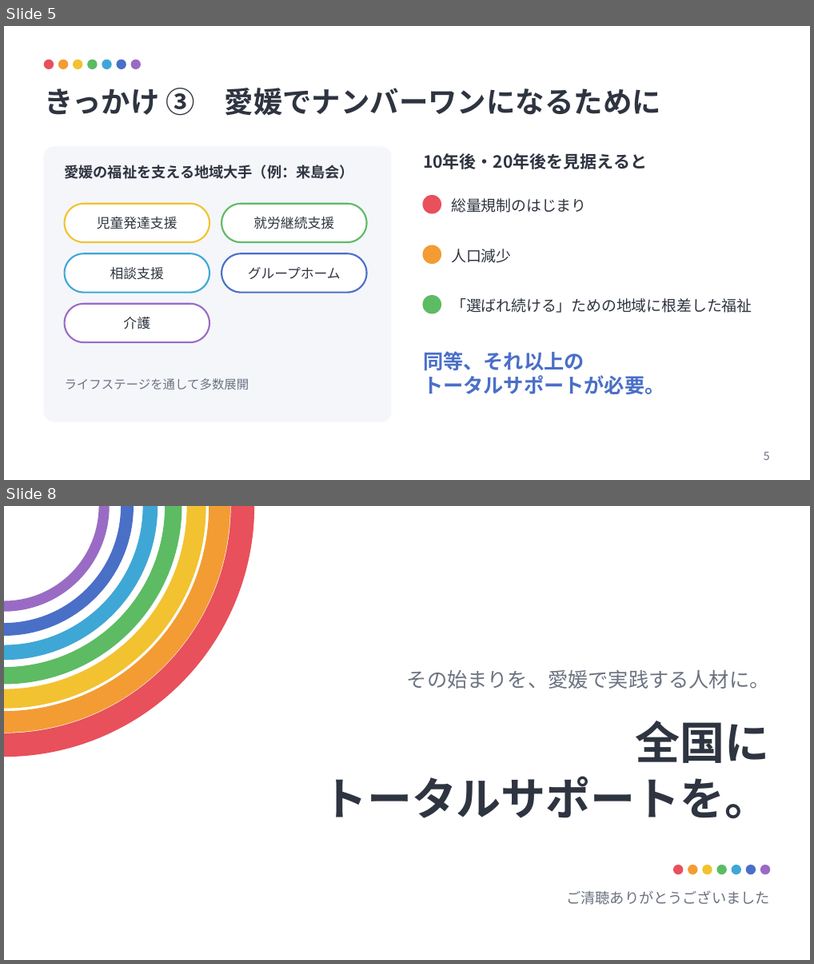
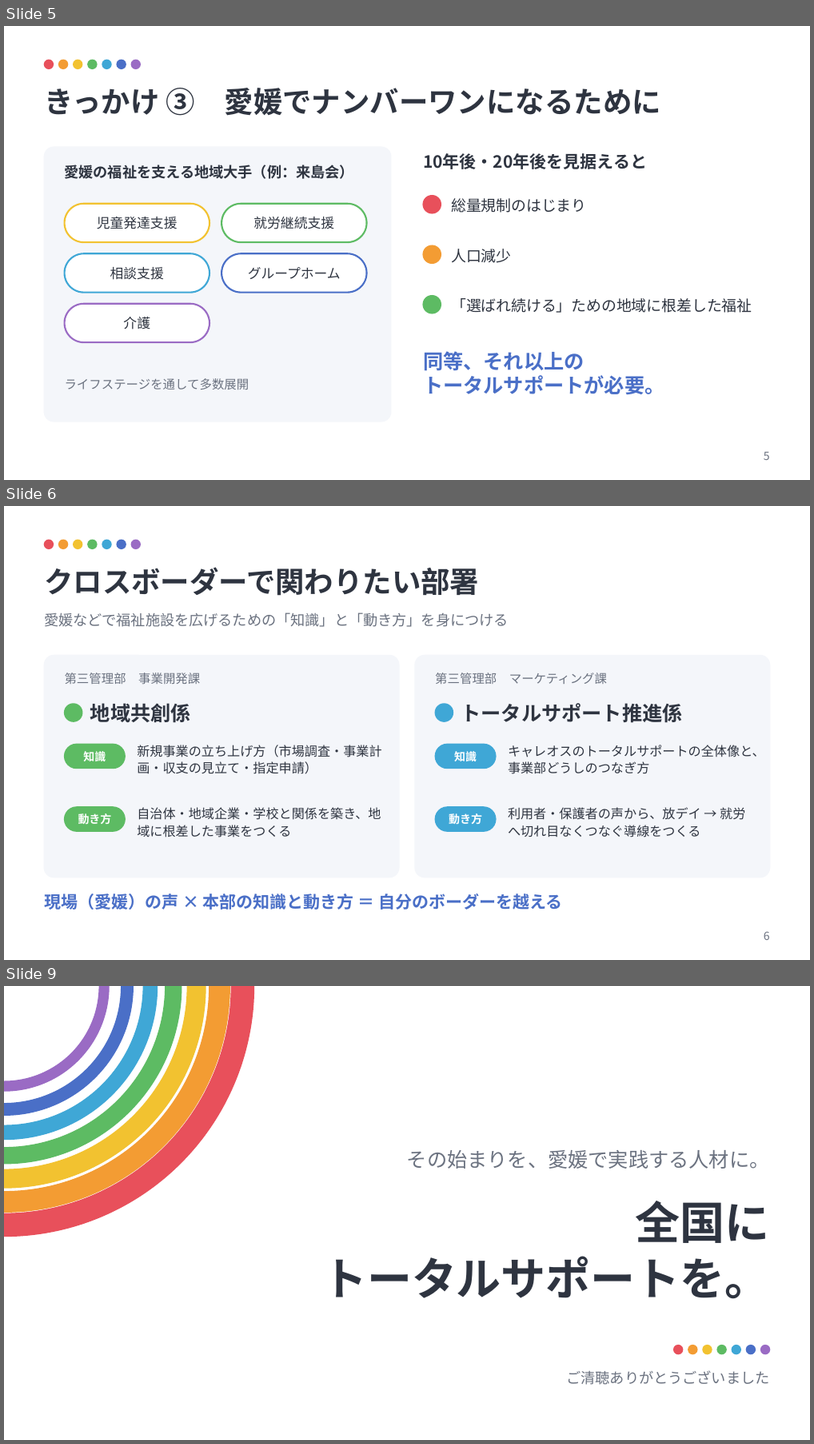
Before and after one commit to 29psy8btsg-hue/-, a slide deck: presentation/crossborder_career_presentation.pptx. Shown one above the other, each under a label of ours: slides 5 and 8 before the commit, slides 5, 6 and 9 after it; the slides between them are not shown. The pictures are 814x964 and 814x1444 pixels, drawn with LibreOffice and Linux fonts; fonts in the diff are those of the drawing. Boxes give left, top, right and bottom in pixels: in the first picture for what was removed or moved away, otherwise in the second. Text is boxed around its words. In the diff, an @@ line names an element or a change of style, - is before the commit and + after.

```diff
--- a/presentation/crossborder_career_presentation.pptx
+++ b/presentation/crossborder_career_presentation.pptx
@@ slide 6 added at bbox=[4, 506, 810, 960], background #FFFFFF @@
@@ ellipse added at bbox=[44, 540, 53, 548], fill #E8505B, outline #E8505B 1 pt @@
@@ ellipse added at bbox=[59, 540, 68, 548], fill #F39C33, outline #F39C33 1 pt @@
@@ ellipse added at bbox=[74, 540, 82, 548], fill #F2C230, outline #F2C230 1 pt @@
@@ ellipse added at bbox=[88, 540, 97, 548], fill #5DBB63, outline #5DBB63 1 pt @@
@@ ellipse added at bbox=[102, 540, 111, 548], fill #3FA7D6, outline #3FA7D6 1 pt @@
@@ ellipse added at bbox=[117, 540, 126, 548], fill #4A6FC7, outline #4A6FC7 1 pt @@
@@ ellipse added at bbox=[131, 540, 140, 548], fill #9A6BC4, outline #9A6BC4 1 pt @@
@@ text added at bbox=[44, 567, 479, 596], 26 pt, text #2E3440, bold @@
+クロスボーダーで関わりたい部署
@@ text added at bbox=[44, 612, 509, 627], 13 pt, text #6B7280 @@
+愛媛などで福祉施設を広げるための「知識」と「動き方」を身につける
@@ rounded rectangle added at bbox=[44, 655, 399, 877], fill #F4F6FA, outline #F4F6FA 1 pt @@
@@ text added at bbox=[65, 672, 200, 684], 11 pt, text #6B7280 @@
+第三管理部 事業開発課
@@ rounded rectangle added at bbox=[415, 655, 770, 877], fill #F4F6FA, outline #F4F6FA 1 pt @@
@@ text added at bbox=[435, 672, 607, 684], 11 pt, text #6B7280 @@
+第三管理部 マーケティング課
@@ ellipse added at bbox=[65, 704, 82, 721], fill #5DBB63, outline #5DBB63 1 pt @@
@@ text added at bbox=[90, 703, 191, 723], 18 pt, text #2E3440, bold @@
+地域共創係
@@ ellipse added at bbox=[435, 704, 453, 721], fill #3FA7D6, outline #3FA7D6 1 pt @@
@@ text added at bbox=[462, 703, 683, 723], 18 pt, text #2E3440, bold @@
+トータルサポート推進係
@@ rounded rectangle added at bbox=[65, 744, 125, 768], fill #5DBB63, outline #5DBB63 1 pt @@
@@ text added at bbox=[137, 744, 382, 774], 11.5 pt, text #2E3440 @@
+新規事業の立ち上げ方（市場調査・事業計画・収支の見立て・指定申請）
@@ rounded rectangle added at bbox=[435, 744, 496, 768], fill #3FA7D6, outline #3FA7D6 1 pt @@
@@ text added at bbox=[508, 744, 766, 774], 11.5 pt, text #2E3440 @@
+キャレオスのトータルサポートの全体像と、事業部どうしのつなぎ方
@@ text added at bbox=[83, 749, 106, 764], 10 pt, text #FFFFFF, bold @@
+知識
@@ text added at bbox=[454, 749, 477, 764], 10 pt, text #FFFFFF, bold @@
+知識
@@ rounded rectangle added at bbox=[65, 807, 125, 831], fill #5DBB63, outline #5DBB63 1 pt @@
@@ text added at bbox=[78, 813, 112, 824], 10 pt, text #FFFFFF, bold @@
+動き方
@@ text added at bbox=[137, 807, 381, 837], 11.5 pt, text #2E3440 @@
+自治体・地域企業・学校と関係を築き、地域に根差した事業をつくる
@@ rounded rectangle added at bbox=[435, 807, 496, 831], fill #3FA7D6, outline #3FA7D6 1 pt @@
@@ text added at bbox=[449, 813, 482, 824], 10 pt, text #FFFFFF, bold @@
+動き方
@@ text added at bbox=[508, 807, 746, 837], 11.5 pt, text #2E3440 @@
+利用者・保護者の声から、放デイ → 就労へ切れ目なくつなぐ導線をつくる
@@ text added at bbox=[44, 893, 562, 909], 15 pt, text #4A6FC7, bold @@
+現場（愛媛）の声 × 本部の知識と動き方 ＝ 自分のボーダーを越える
@@ text added at bbox=[764, 931, 770, 940], 10 pt, text #6B7280 @@
+6
@@ what was slide 8 is now slide 9 @@
```
Also in this commit, not shown: 1 slide changed, 1 other slide added, 1 slide removed, 4 other files.
